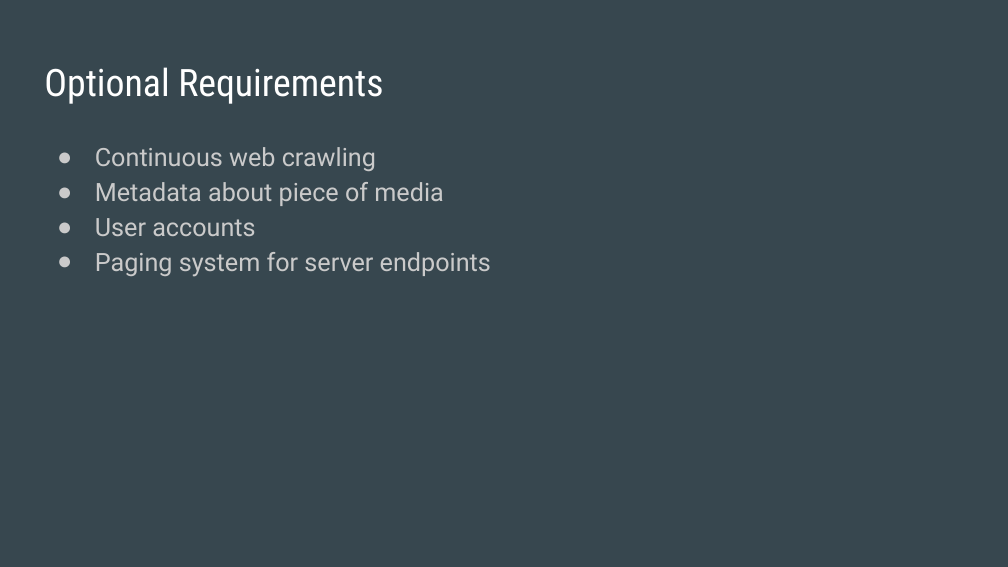
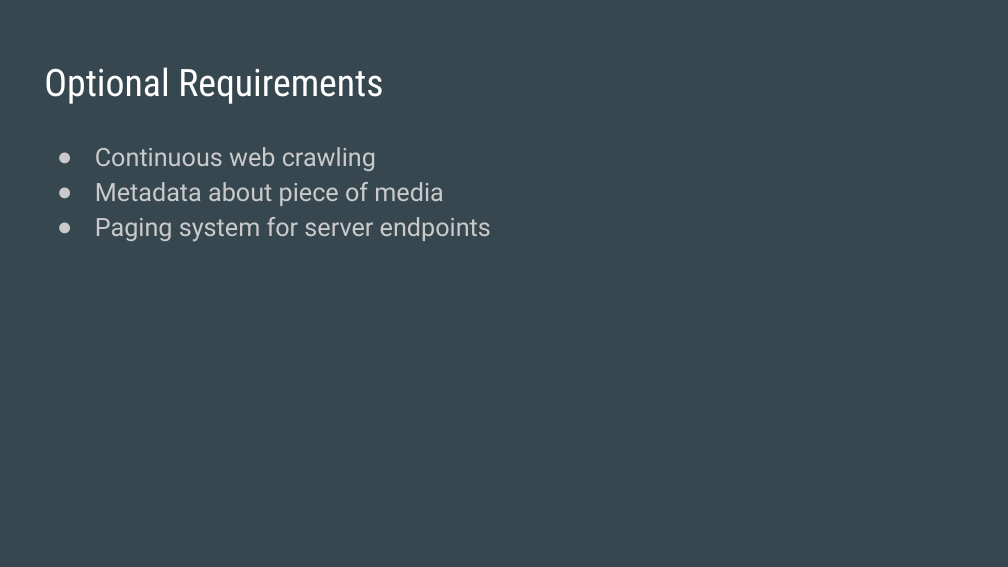
Before and after one commit to xeluior/Project_CS372, a slide deck: slide 8 of requirements/CS 372 Requirements Presentation.pptx (slide 6 before the commit). Drawn at 1008x567 pixels with LibreOffice and Linux fonts; fonts in the diff are those of the drawing. Boxes give left, top, right and bottom in pixels: in the first picture for what was removed or moved away, otherwise in the second. Text is boxed around its words. In the diff, an @@ line names an element or a change of style, - is before the commit and + after.

Commit message:
updated requirements based on the presentation feedback

```diff
--- a/requirements/CS 372 Requirements Presentation.pptx
+++ b/requirements/CS 372 Requirements Presentation.pptx
@@ text at (95, 218, 255, 236): paragraph removed @@
-● User accounts
```
Also in this commit, not shown: 3 other slides changed, 2 slides added.
